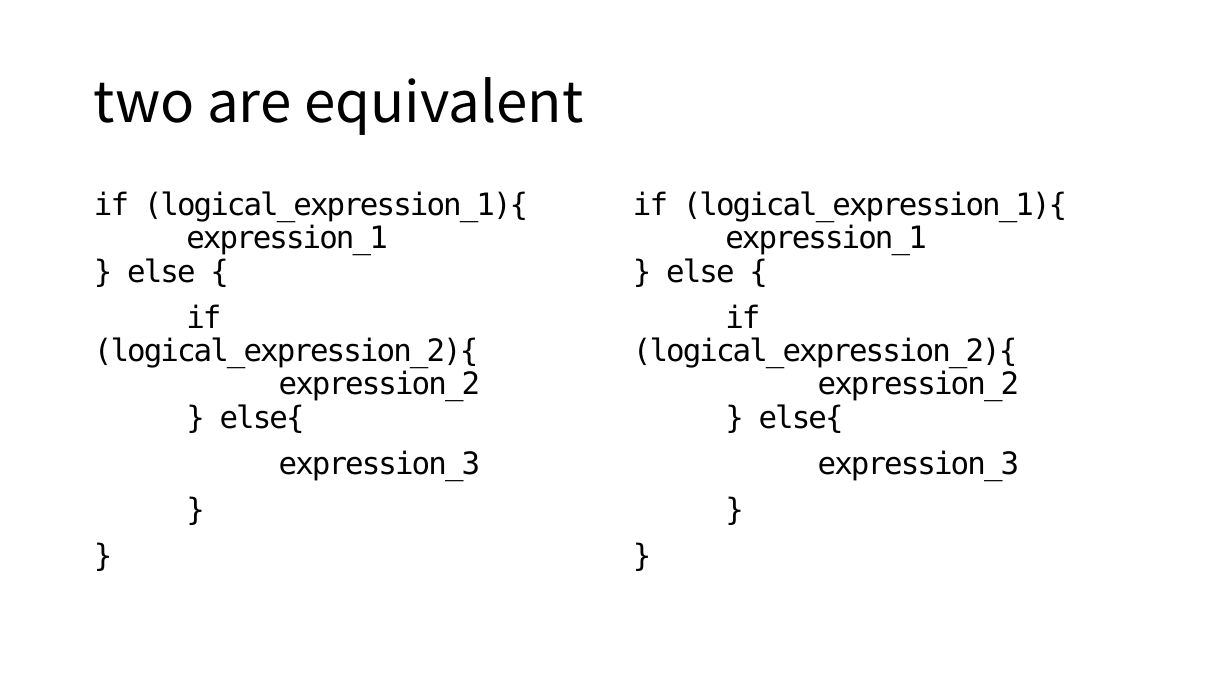
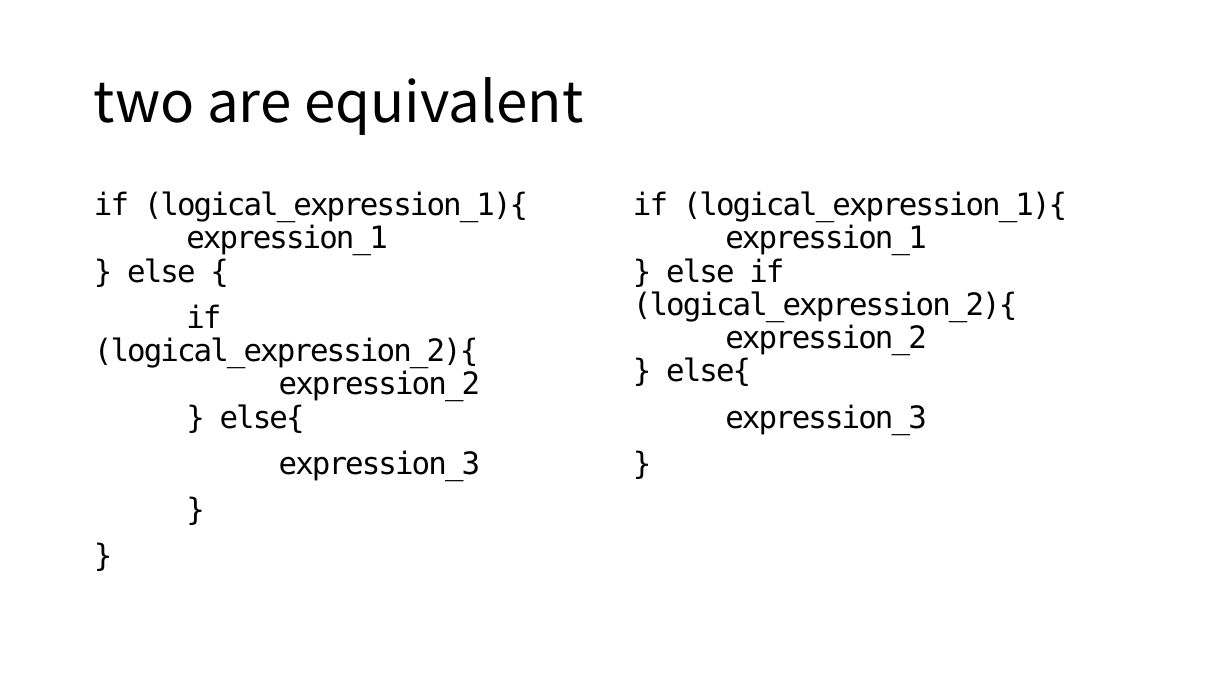
Before and after one commit to ksublee/SSuR, a slide deck: slide 4 of ppt/2.Basic programming.pptx. Drawn at 1232x693 pixels with LibreOffice and Linux fonts; fonts in the diff are those of the drawing. Boxes give left, top, right and bottom in pixels: in the first picture for what was removed or moved away, otherwise in the second. Text is boxed around its words. In the diff, an @@ line names an element or a change of style, - is before the commit and + after.

```diff
--- a/ppt/2.Basic programming.pptx
+++ b/ppt/2.Basic programming.pptx
@@ text at <box>633,191,1067,434</box>: paragraph removed @@
-}
@@ text at <box>633,191,1067,386</box>: text changed @@
-if (logical_expression_1){
-expression_1
-} else {
-if (logical_expression_2){
-expression_2
-} else{
+if (logical_expression_1){
+expression_1
+} else if (logical_expression_2){
+expression_2
+} else{
```
Also in this commit, not shown: 2 other files.
